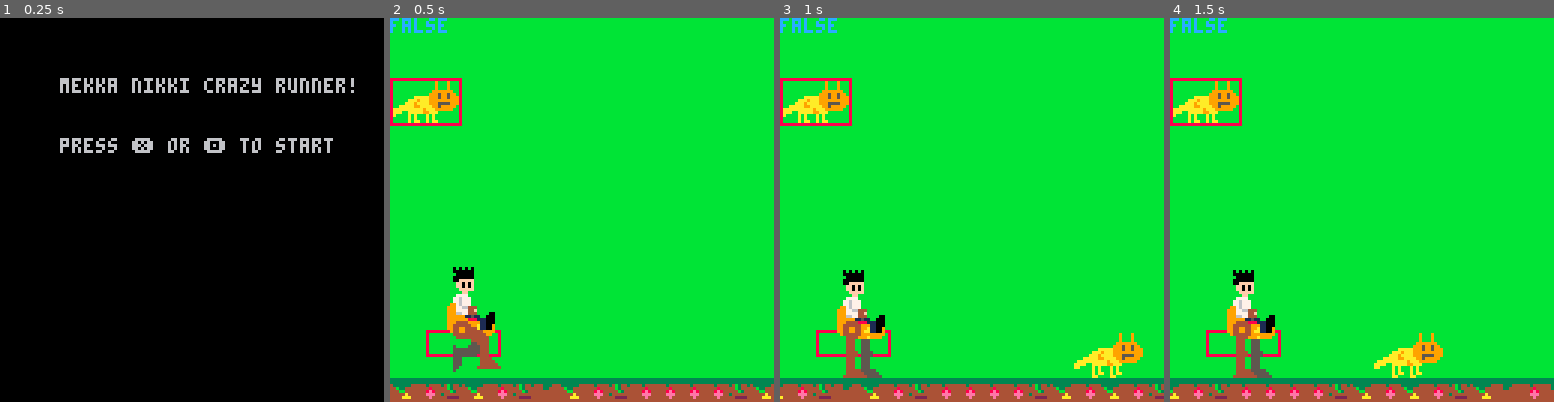
Above: before the commit, frames 1-4 (left to right).
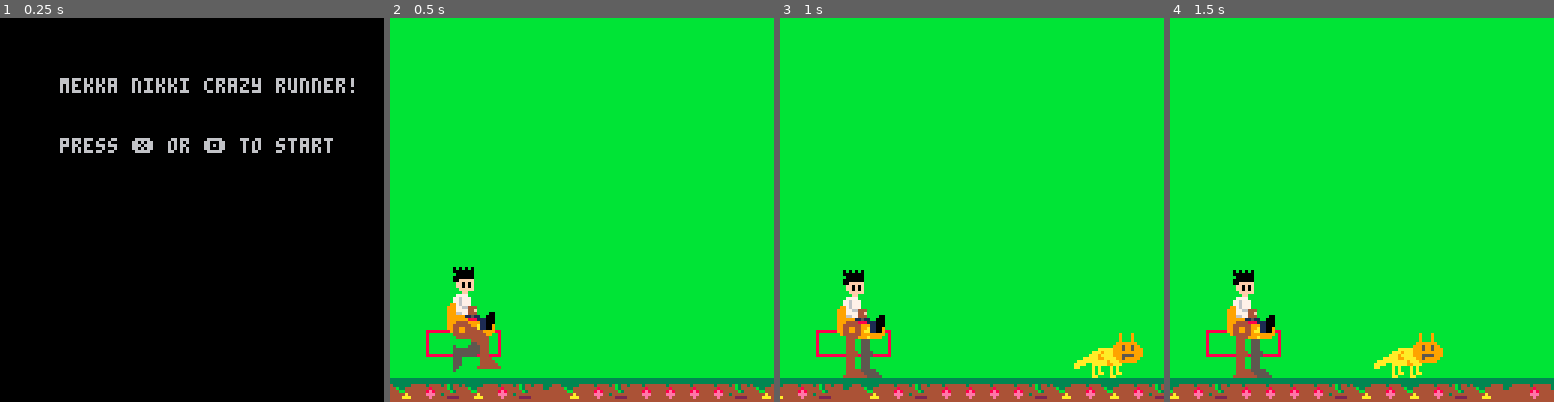
Above: after the commit, the same moments.

Repository: HingeAntoine/MekkaRunner
Game: PICO-8 cartridge mekkarunner.p8
The game is run twice, just before and just after one commit, with the same random seed, the same clock (stepped at 60 frames per second) and the same inputs.
Inputs:
- Up to frame 1 (0.25 s): no input
- Up to frame 2 (0.5 s): tap X (X key) at 0.33 s
- Up to frame 3 (1 s): tap O (Z key) at 0.7 s
- Up to frame 4 (1.5 s): tap X (X key) at 1.07 s

Frame 1 is identical in both runs. In frame 2, 1.6% of the frame differs, in the area x 0-19%, y 0-29%; in frame 3, 1.6%; in frame 4, 1.6%.

Commit message:
Drawing hitboxes and added real_obst

Diff:
--- a/mekkarunner.p8
+++ b/mekkarunner.p8
@@ -48,8 +48,9 @@
  return htbx
 end
 
-function hitbox:draw()
- rect(self.x1,self.y1,self.x2,self.y2,8)
+function hitbox:draw(x,y)
+ rect(x+self.x1,y+self.y1,
+  x+self.x2,y+self.y2,8)
 end
 
 function hitbox:collide(htbx)
@@ -64,33 +65,44 @@
 obstacle={}
 obstacle.__index=obstacle
 
-function obstacle.create(x,y,sprite,zone,htbxs)
+function obstacle.create(sprite,zone,htbxs)
  local obs={}
  setmetatable(obs,obstacle)
- obs.x=x
- obs.y=y
  obs.sprite=sprite
  obs.zone=zone
  obs.hitboxes=htbxs
  return obs
 end
 
-function obstacle:draw()
- spr(self.sprite,self.x,self.y,
+function obstacle:draw(x,y)
+ spr(self.sprite,x,y,
   self.zone[1],self.zone[2])
 end
 
-function obstacle:drawhit()
- local hit=self.hitboxes[1]
- rect(self.x+hit.x1,self.y+hit.y1,
-  self.x+hit.x2,self.y+hit.y2,
-  8)
-end
-
-lionhit=hitbox.create(0,0,23,15)
-lion=obstacle.create(0,20,
- 64,{3,2},
- {lionhit})
+function obstacle:drawhit(x,y)
+ foreach(self.hitboxes, function(obj) obj:draw(x,y) end)
+end
+
+--******* real_obst mgmt *******
+real_obst={}
+real_obst.__index=real_obst
+
+function real_obst.create(x,y,obst)
+ local obj={}
+ setmetatable(obj,real_obst)
+ obj.x=x
+ obj.y=y
+ obj.obst=obst
+ return obj
+end
+
+function real_obst:draw()
+ self.obst:draw(self.x,self.y)
+end
+
+function real_obst:drawhit()
+ self.obst:drawhit(self.x,self.y)
+end
 
 --*******************
 function init_bckgrnd()
@@ -103,6 +115,22 @@
  while #obstacles<bck_len do
   add(obstacles,nothing)
  end
+end
+
+function create_obstacles()
+ local lionhit=hitbox.create(0,0,23,15)
+ local lion=obstacle.create(
+  64,{3,2},{lionhit})
+
+ local stonehit=hitbox.create(1,4,12,15)
+ local stone_pers=obstacle.create(
+  67,{2,2},{stonehit})
+
+ local nothing=obstacle.create(
+  0,{1,1},{})
+
+
+ obst_tiles={nothing,lion,stone_pers}
 end
 
 --*******************
@@ -319,13 +347,14 @@
  local yr=120-yc*8
 
  local box=hitbox.create(xr,yr,xr+24,yr+8)
- box:draw()
+ box:draw(0,0)
 
 end
 
 --*******************
 function _init()
  cls()
+ --create_obstacles()
  init_bckgrnd()
  init_obst()
 end
@@ -350,10 +379,7 @@
  end
 
  rectfill(0,0,127,127,11)
- print(is_coll, 0,0,12)
-
- lion:draw()
- lion:drawhit()
+ --print(is_coll, 0,0,12)
 
  draw_coll()
  draw_background()
@@ -451,22 +477,22 @@
 00000000000000000000000000000000000000000000000000000000000000000000000000000000000000000000000000000000000000000000000000000000
 00000000000000000000000000000000000000000000000000000000000000000000000000000000000000000000000000000000000000000000000000000000
 00000000000000000000000000000000000000000000000000000000000000000000000000000000000000000000000000000000000000000000000000000000
-0000000000000000000000008888888888888888000000000000000033333333bb33333333bb3bb3333333330000000000000000000000000000000000000000
-000000000000000900090000800000000000000800000000000000003bb333344bb333bbb3343433333333330000000000000000000000000000000000000000
-00000000000000090009000080000000000000080000000000000000344333443333333b443443b3333333330000000000000000000000000000000000000000
-00000000000000090009000080000033300000080000000000000000334433333333333334443333333333330000000000000000000000000000000000000000
-0000000000000099999990008000056bb3000008000000000000000033343333bb3bb33334333333333333330000000000000000000000000000000000000000
-00000000000009995995990083000555550000080000000000000000b333333bbbbbbb3333333333333333330000000000000000000000000000000000000000
-00000000aaaaa999599599908b300b56500000080000000000000000bb333344bbb4bbb333bbbbbb333333bb0000000000000000000000000000000000000000
-000000aaa9aaa9999999999085b5b5555b0000080000000000000000bbbbbbb4bb4444bbbbbb3bbbbbbbbbbb0000000000000000000000000000000000000000
-00000aaa9aaaa99955559990805555555500000800000000000000001115444491544441544433b44444bb220000000000000000000000000000000000000000
-000aaaaa99aaaa995999990080005655550000080003000003000000111544491154444544433334444411220000000000000000000000000000000000000000
-0aaaaaaaaaa9aaa9999990008000055565000008030040b0b30b0000111544491154444444423334444411220000000000000000000000000000000000000000
-aaaa00aaaaa99aaa00000000800005655500000834400400044b0000111544449155444444222254444441220000000000000000000000000000000000000000
-aa0000a0a000a0a00000000080000555550000080004404044000000111544449115444442222254444441220000000000000000000000000000000000000000
-000000a0a000a0a000000000800035506500000800b0004400b00000111544449115544444222254444441220000000000000000000000000000000000000000
-000000a0aa00a0aa000000008003b500550000080000000400000000111554449111544444422254444441220000000000000000000000000000000000000000
-000000aa0000aa0000000000888b5583558888880000000400000000111554449111544444422255444441120000000000000000000000000000000000000000
+0000000000000000000000000000000000000000000000000000000033333333bb33333333bb3bb3333333330000000000000000000000000000000000000000
+000000000000000900090000000000000000000000000000000000003bb333344bb333bbb3343433333333330000000000000000000000000000000000000000
+00000000000000090009000000000000000000000000000000000000344333443333333b443443b3333333330000000000000000000000000000000000000000
+00000000000000090009000000000033300000000000000000000000334433333333333334443333333333330000000000000000000000000000000000000000
+0000000000000099999990000000056bb3000000000000000000000033343333bb3bb33334333333333333330000000000000000000000000000000000000000
+00000000000009995995990003000555550000000000000000000000b333333bbbbbbb3333333333333333330000000000000000000000000000000000000000
+00000000aaaaa999599599900b300b56500000000000000000000000bb333344bbb4bbb333bbbbbb333333bb0000000000000000000000000000000000000000
+000000aaa9aaa9999999999005b5b5555b0000000000000000000000bbbbbbb4bb4444bbbbbb3bbbbbbbbbbb0000000000000000000000000000000000000000
+00000aaa9aaaa99955559990005555555500000000000000000000001115444491544441544433b44444bb220000000000000000000000000000000000000000
+000aaaaa99aaaa995999990000005655550000000003000003000000111544491154444544433334444411220000000000000000000000000000000000000000
+0aaaaaaaaaa9aaa9999990000000055565000000030040b0b30b0000111544491154444444423334444411220000000000000000000000000000000000000000
+aaaa00aaaaa99aaa00000000000005655500000034400400044b0000111544449155444444222254444441220000000000000000000000000000000000000000
+aa0000a0a000a0a00000000000000555550000000004404044000000111544449115444442222254444441220000000000000000000000000000000000000000
+000000a0a000a0a000000000000035506500000000b0004400b00000111544449115544444222254444441220000000000000000000000000000000000000000
+000000a0aa00a0aa000000000003b500550000000000000400000000111554449111544444422254444441220000000000000000000000000000000000000000
+000000aa0000aa0000000000000b5503550000000000000400000000111554449111544444422255444441120000000000000000000000000000000000000000
 00000000000000000000000000000000000000000000000000000000111554449115544444422254444411220000000000000000000000000000000000000000
 00000000000000000000000000000000000000000000000000000000111544449115544444442255544411220000000000000000000000000000000000000000
 00000000000000000000000000000000000000000000000000000000111544549111544444442255444411220000000000000000000000000000000000000000
